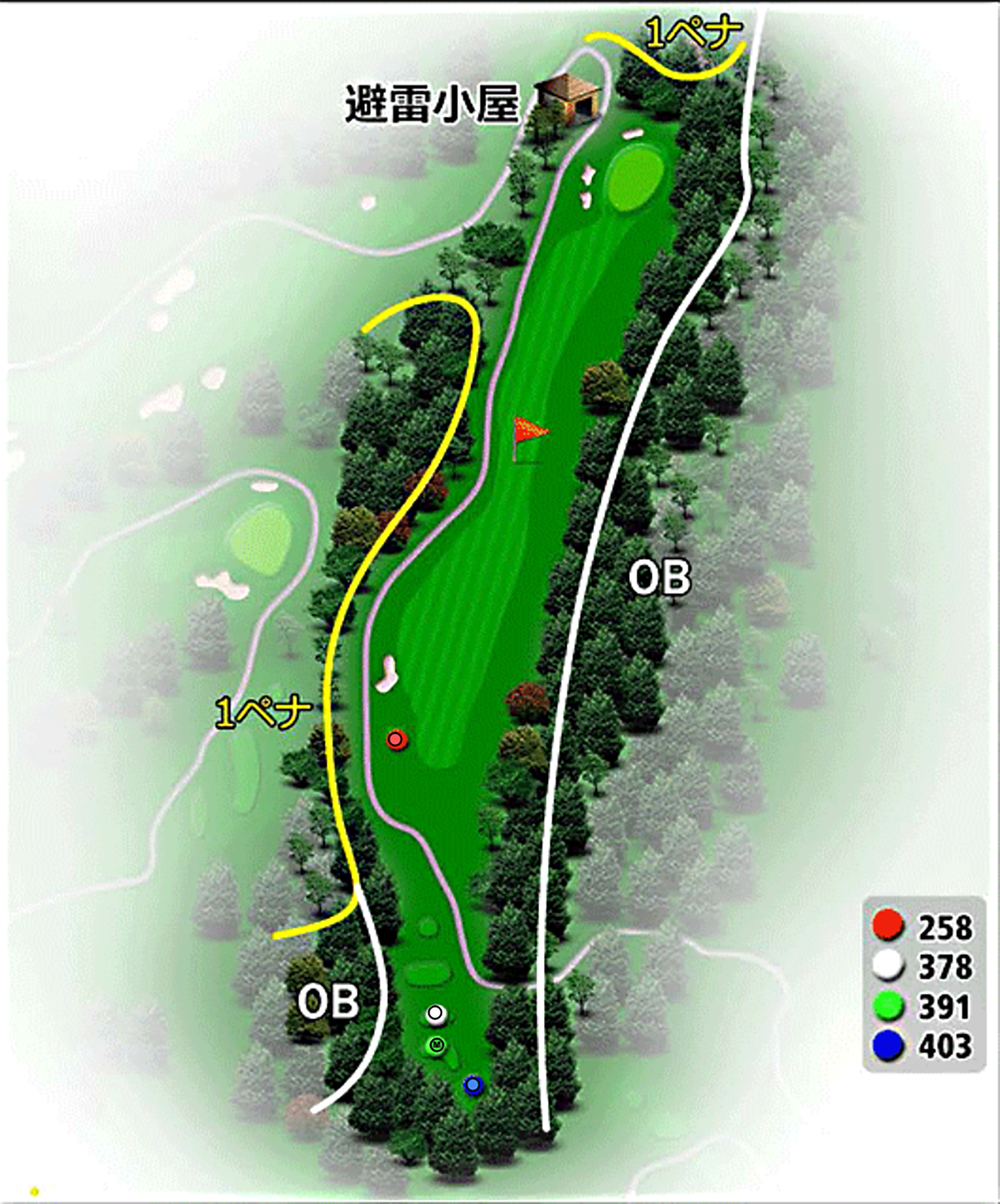
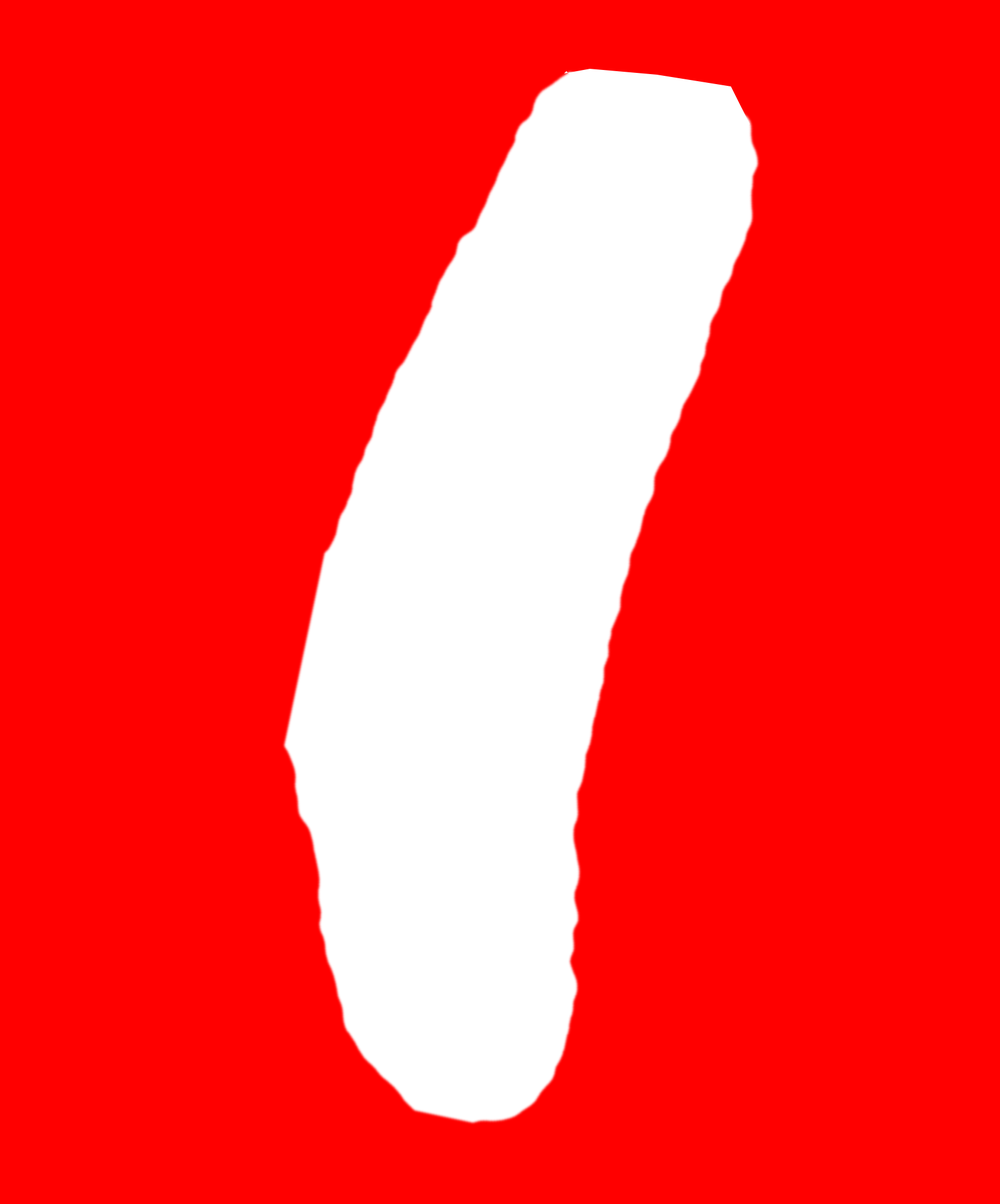
The second (1000, 1204) image is a revision of the first. Changes to its layers:
added layer "Lomond02-NewOB" above "Map" over (x1=0, y1=0, x2=1000, y2=1204)
hid "Map" over (x1=0, y1=0, x2=1000, y2=1204)
hid "Trees" over (x1=28, y1=3, x2=914, y2=1182)
